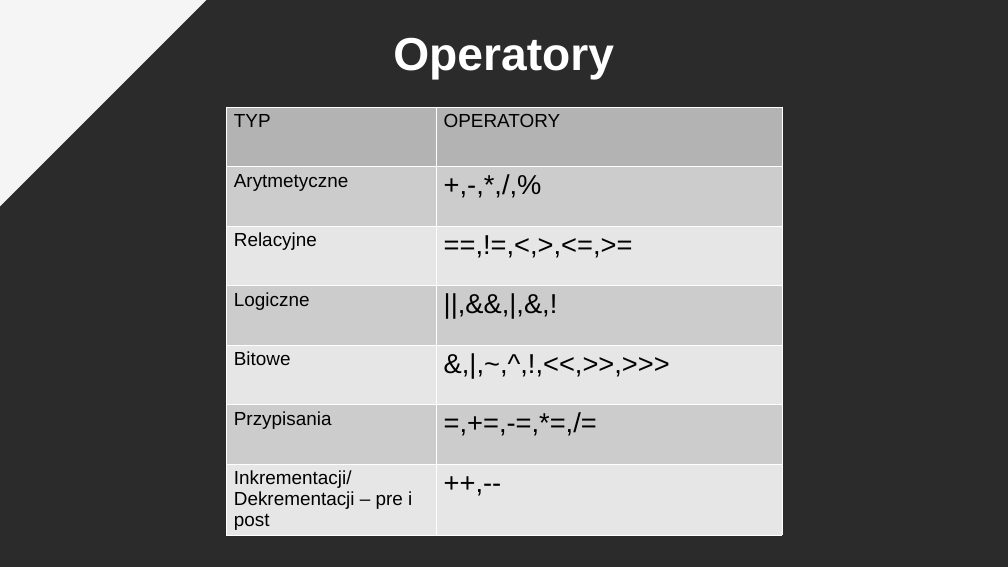
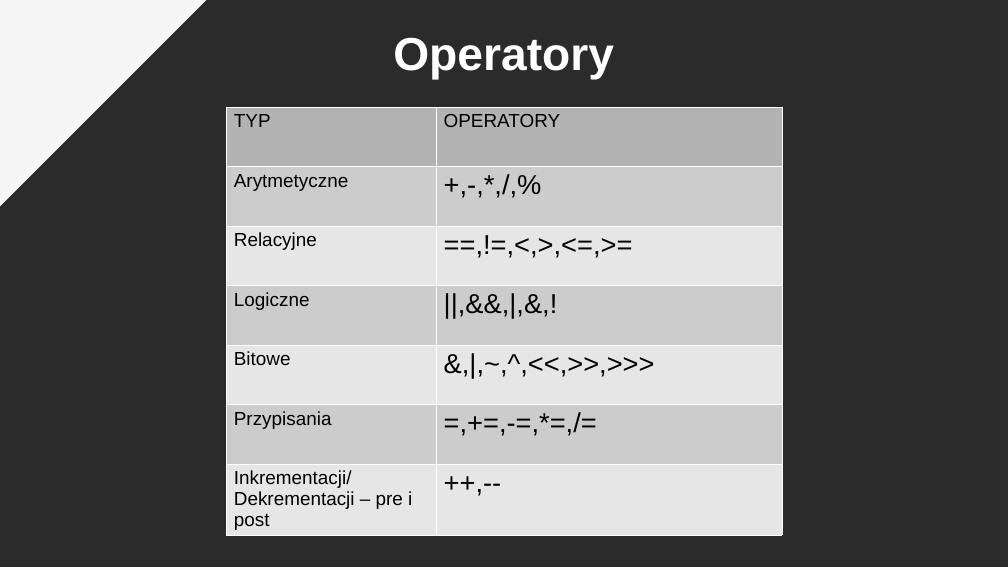
Before and after one commit to pkrajnik/WprowadzenieDoJava4Zajecia, a slide deck: slide 9 of WprowadzenieDoJezykaJAVA_v2_PiotrKrajnik.pptx. Drawn at 1008x567 pixels with LibreOffice and Linux fonts; fonts in the diff are those of the drawing; background and template pictures are left out; a plain dark background stands for a picture behind light text. Boxes give left, top, right and bottom in pixels: in the first picture for what was removed or moved away, otherwise in the second. Text is boxed around its words. In the diff, an @@ line names an element or a change of style, - is before the commit and + after.

```diff
--- a/WprowadzenieDoJezykaJAVA_v2_PiotrKrajnik.pptx
+++ b/WprowadzenieDoJezykaJAVA_v2_PiotrKrajnik.pptx
@@ table at [227, 107, 783, 534] @@
-row 5, column 2: &,|,~,^,!,<<,>>,>>>
+row 5, column 2: &,|,~,^,<<,>>,>>>
```
Also in this commit, not shown: 3 other slides changed.
